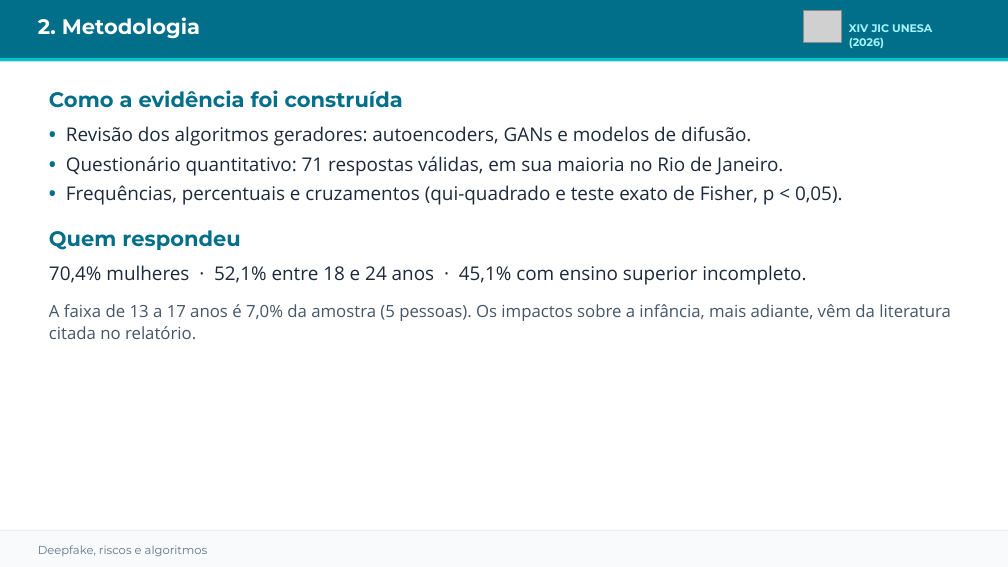
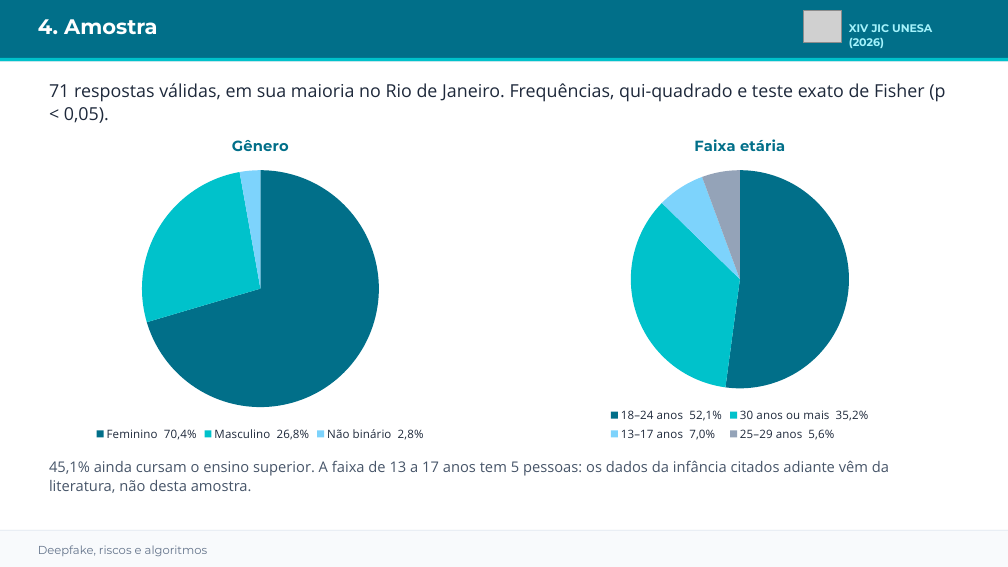
Before and after one commit to matiasmov/matiasmov, a slide deck: slide 5 of apresentacao/JIC_2026_Lucas_Matias_Deepfake.pptx (slide 3 before the commit). Drawn at 1008x567 pixels with LibreOffice and Linux fonts; fonts in the diff are those of the drawing; grey boxes stand for pictures. Boxes give left, top, right and bottom in pixels: in the first picture for what was removed or moved away, otherwise in the second. Text is boxed around its words. In the diff, an @@ line names an element or a change of style, - is before the commit and + after.

```diff
--- a/apresentacao/JIC_2026_Lucas_Matias_Deepfake.pptx
+++ b/apresentacao/JIC_2026_Lucas_Matias_Deepfake.pptx
@@ text at bbox=[38, 19, 158, 34]: text changed @@
-2. Metodologia
+4. Amostra
@@ text at bbox=[49, 83, 945, 123]: text changed; size 18 to 17 pt @@
-Como a evidência foi construída
-• Revisão dos algoritmos geradores: autoencoders, GANs e modelos de difusão.
-• Questionário quantitativo: 71 respostas válidas, em sua maioria no Rio de Janeiro.
-• Frequências, percentuais e cruzamentos (qui-quadrado e teste exato de Fisher, p < 0,05).
-Quem respondeu
-70,4% mulheres · 52,1% entre 18 e 24 anos · 45,1% com ensino superior incompleto.
-A faixa de 13 a 17 anos é 7,0% da amostra (5 pessoas). Os impactos sobre a infância, mais adiante, vêm da literatura citada no relatório.
+71 respostas válidas, em sua maioria no Rio de Janeiro. Frequências, qui-quadrado e teste exato de Fisher (p < 0,05).
@@ pie chart added at bbox=[29, 123, 492, 445] @@
+title "Gênero"
+categories: Feminino  70,4%, Masculino  26,8%, Não binário  2,8%
+Gênero: 70, 27, 3
@@ pie chart added at bbox=[504, 123, 975, 445] @@
+title "Faixa etária"
+categories: 18–24 anos  52,1%, 30 anos ou mais  35,2%, 13–17 anos  7,0%, 25–29 anos  5,6%
+Faixa etária: 52, 35, 7, 6
@@ text added at bbox=[49, 460, 889, 493], 14 pt, text #475569 @@
+45,1% ainda cursam o ensino superior. A faixa de 13 a 17 anos tem 5 pessoas: os dados da infância citados adiante vêm da literatura, não desta amostra.
```
Also in this commit, not shown: 4 other slides changed, 3 slides added.
